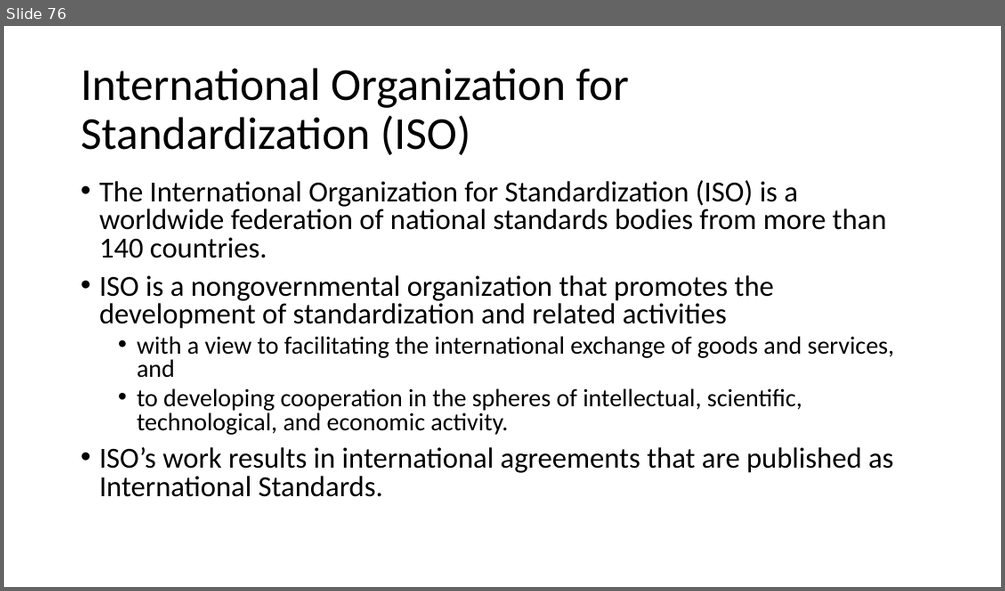
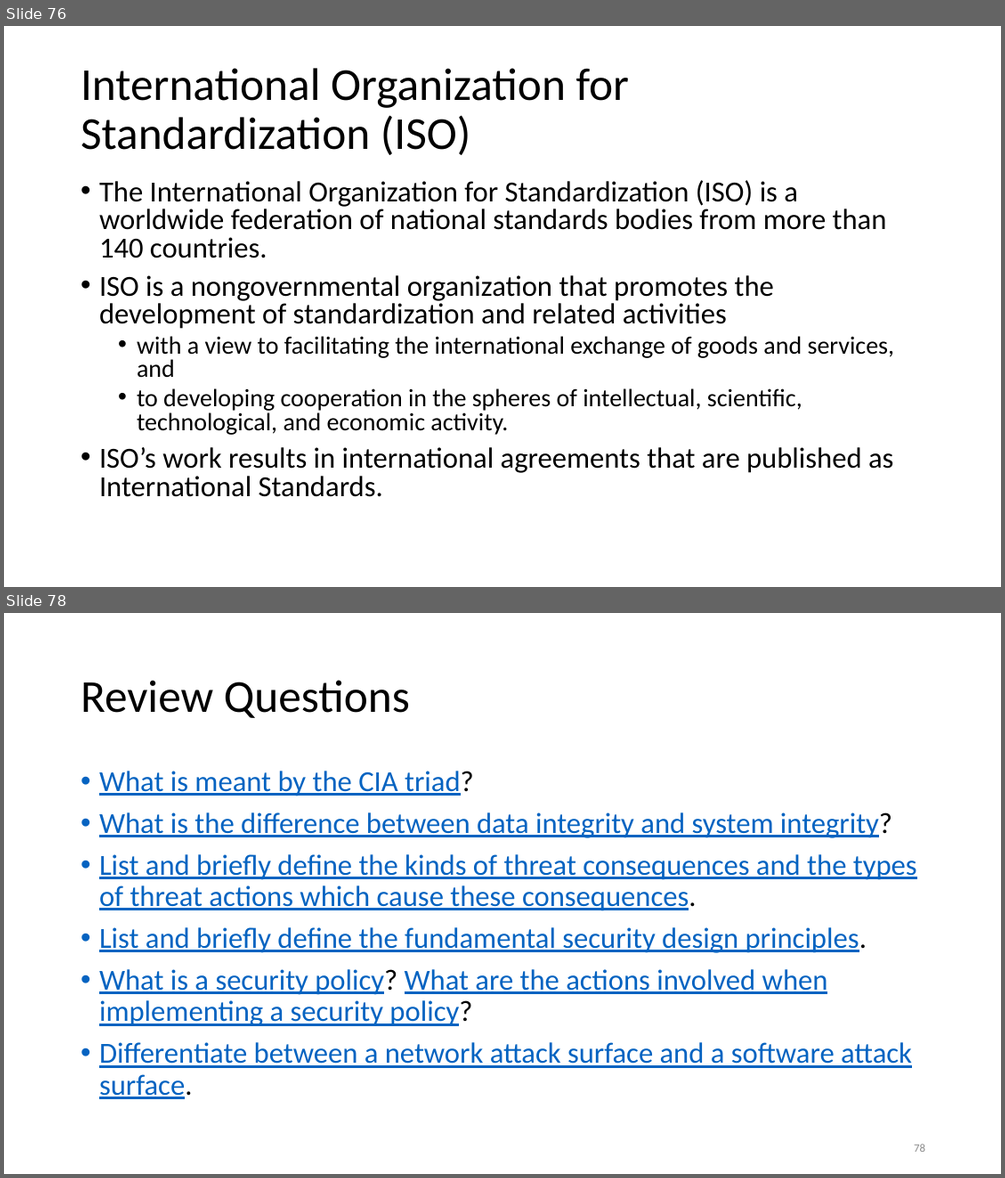
Before and after one commit to ywdeng/uscojywdeng, a slide deck: src/assets/1091/Security/CH01/01-overview.pptx. Shown one above the other, each under a label of ours: slide 76 before the commit, slides 76 and 78 after it; the slides between them are not shown. The pictures are 1005x591 and 1005x1178 pixels, drawn with LibreOffice and Linux fonts; fonts in the diff are those of the drawing. Boxes give left, top, right and bottom in pixels: in the first picture for what was removed or moved away, otherwise in the second. Text is boxed around its words. In the diff, an @@ line names an element or a change of style, - is before the commit and + after.

Commit message:
add security chapter 2

```diff
--- a/src/assets/1091/Security/CH01/01-overview.pptx
+++ b/src/assets/1091/Security/CH01/01-overview.pptx
@@ slide 78 added at box(4, 613, 1001, 1174), background #FFFFFF @@
@@ title added at box(81, 680, 410, 718), 44 pt, text #000000 @@
+Review Questions
@@ text added at box(99, 771, 917, 1099), 28 pt, text #0563C1, underline @@
+• What is meant by the CIA triad?
+• What is the difference between data integrity and system integrity?
+• List and briefly define the kinds of threat consequences and the types of threat actions which cause these consequences.
+• List and briefly define the fundamental security design principles.
+• What is a security policy? What are the actions involved when implementing a security policy?
+• Differentiate between a network attack surface and a software attack surface.
@@ page number added at box(914, 1143, 925, 1151), 11 pt, text #8C8C8C @@
+78
```
Also in this commit, not shown: 3 slides changed, 3 other files.
